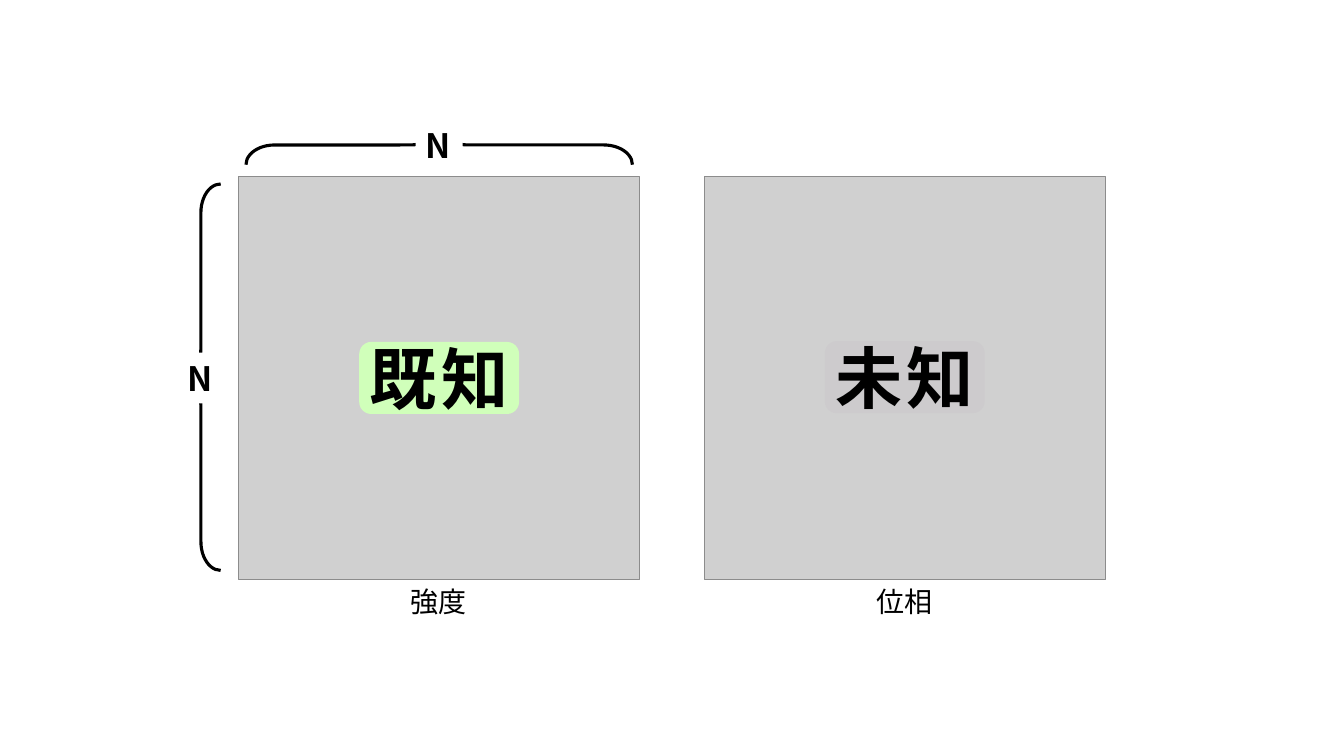
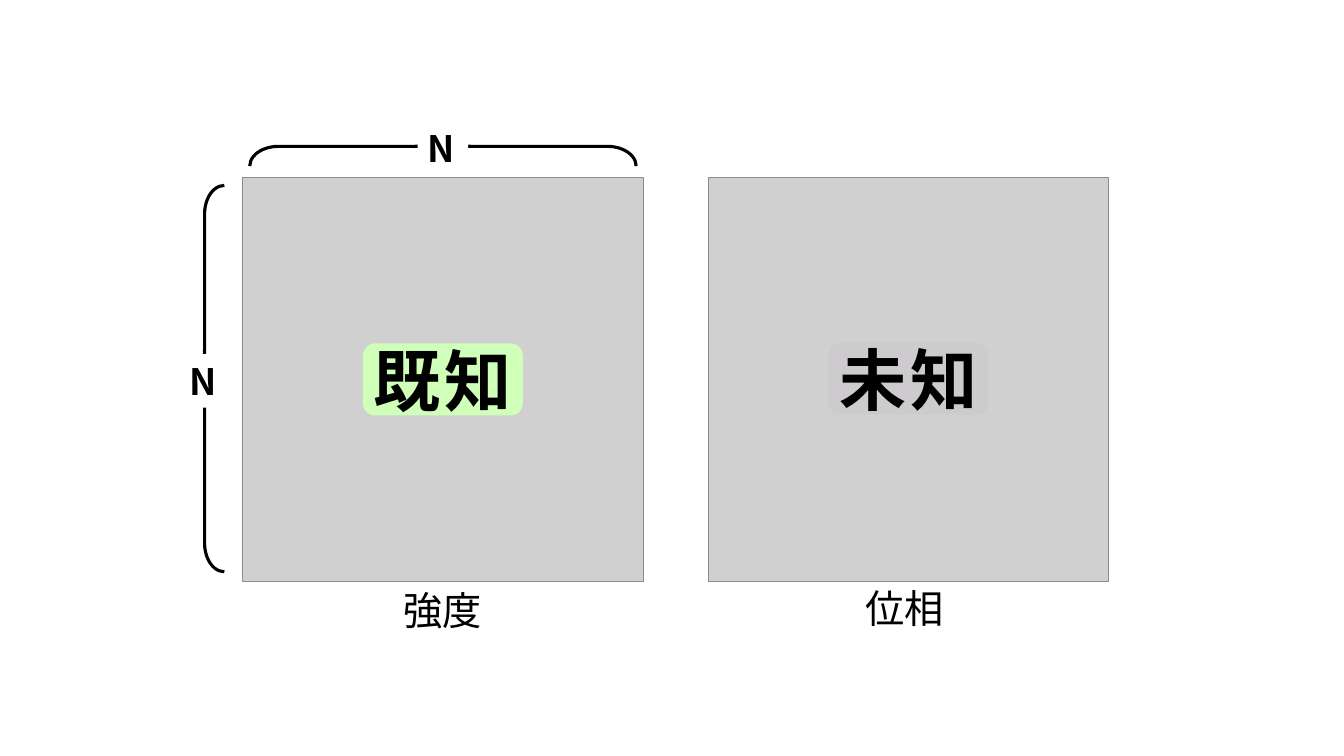
Before and after one commit to dieu-detruit/bachelor-thesis, a slide deck: slide 4 of illustration/illusts.pptx. Drawn at 1344x756 pixels with LibreOffice and Linux fonts; fonts in the diff are those of the drawing; grey boxes stand for pictures. Boxes give left, top, right and bottom in pixels: in the first picture for what was removed or moved away, otherwise in the second. Text is boxed around its words. In the diff, an @@ line names an element or a change of style, - is before the commit and + after.

```diff
--- a/illustration/illusts.pptx
+++ b/illustration/illusts.pptx
@@ 2 pictures, 2 left braces, 1 rounded rectangle, 1 text: place and size @@
-2 pictures, 2 left braces, 1 rounded rectangle, 1 text at (181, 125, 1105, 581)
+2 pictures, 2 left braces, 1 rounded rectangle, 1 text at (185, 127, 1109, 582)
@@ left brace at (250, 127, 636, 166): outline #000000 2.25 pt to #000000 2.24 pt @@
@@ text "N" at (428, 135, 455, 162): size 24 to 26 pt @@
@@ left brace at (185, 186, 224, 572): outline #000000 2.25 pt to #000000 2.24 pt @@
@@ text "N" at (189, 368, 216, 395): size 24 to 26 pt @@
@@ rounded rectangle "既知" at (363, 344, 523, 415): proportions changed @@
@@ text "強度" at (404, 592, 482, 628): size 20 to 28 pt @@
@@ text "強度": place and size @@
-text "強度" at (411, 588, 467, 615)
+text "強度" at (404, 592, 482, 628)
@@ text "位相": place and size @@
-text "位相" at (876, 588, 932, 615)
+text "位相" at (865, 590, 943, 626)
@@ text "位相" at (865, 590, 943, 626): size 20 to 28 pt @@
```
Also in this commit, not shown: 14 other slides changed, 8 other files.
